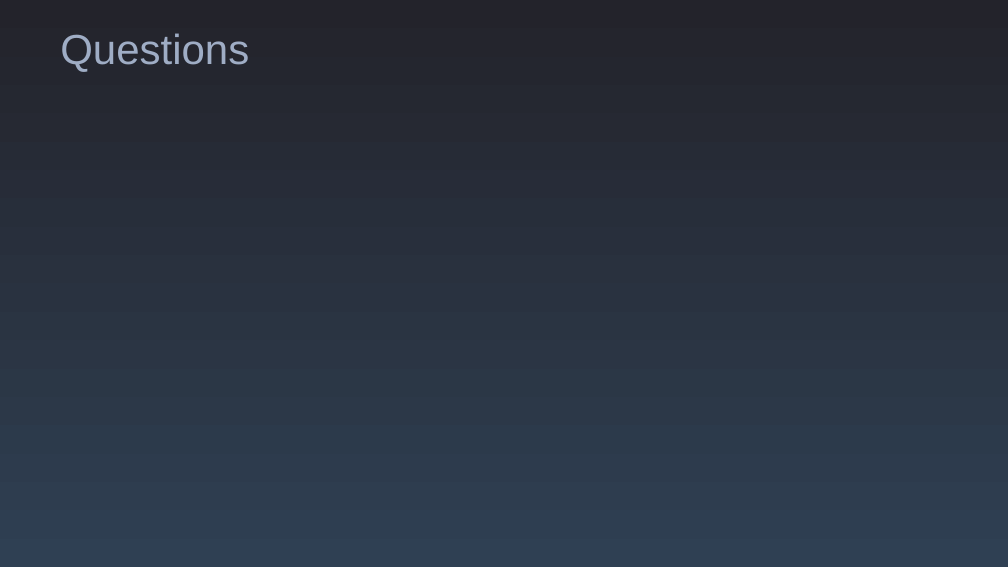
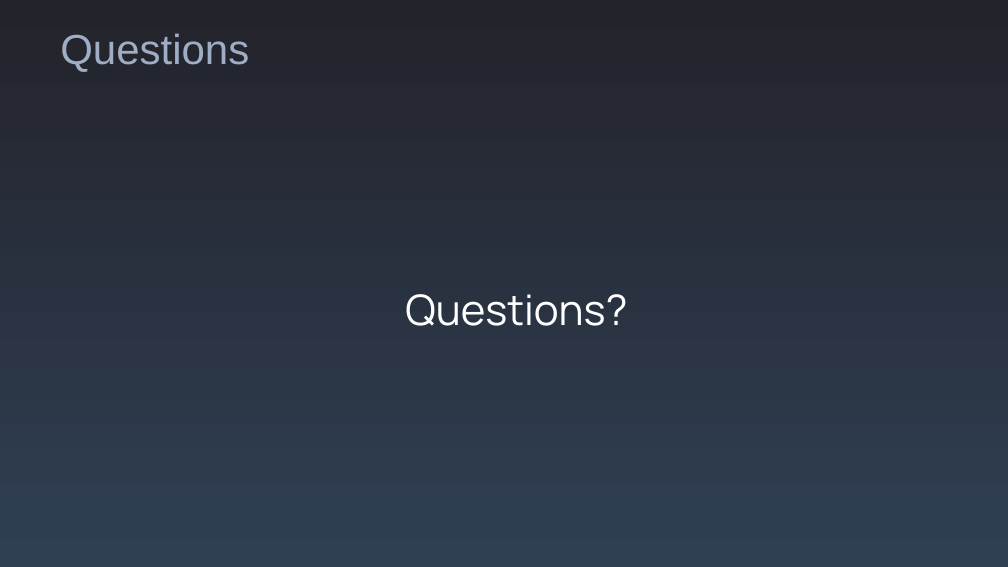
Before and after one commit to CEStrobl/nightwatch, a slide deck: slide 10 of documentation/NightWatch-Presentation.pptx. Drawn at 1008x567 pixels with LibreOffice and Linux fonts; fonts in the diff are those of the drawing. Boxes give left, top, right and bottom in pixels: in the first picture for what was removed or moved away, otherwise in the second. Text is boxed around its words. In the diff, an @@ line names an element or a change of style, - is before the commit and + after.

```diff
--- a/documentation/NightWatch-Presentation.pptx
+++ b/documentation/NightWatch-Presentation.pptx
@@ text added at [405, 294, 627, 326], 40 pt, text #FFFFFF @@
+Questions?
```
Also in this commit, not shown: 3 other slides changed, 11 other files.
